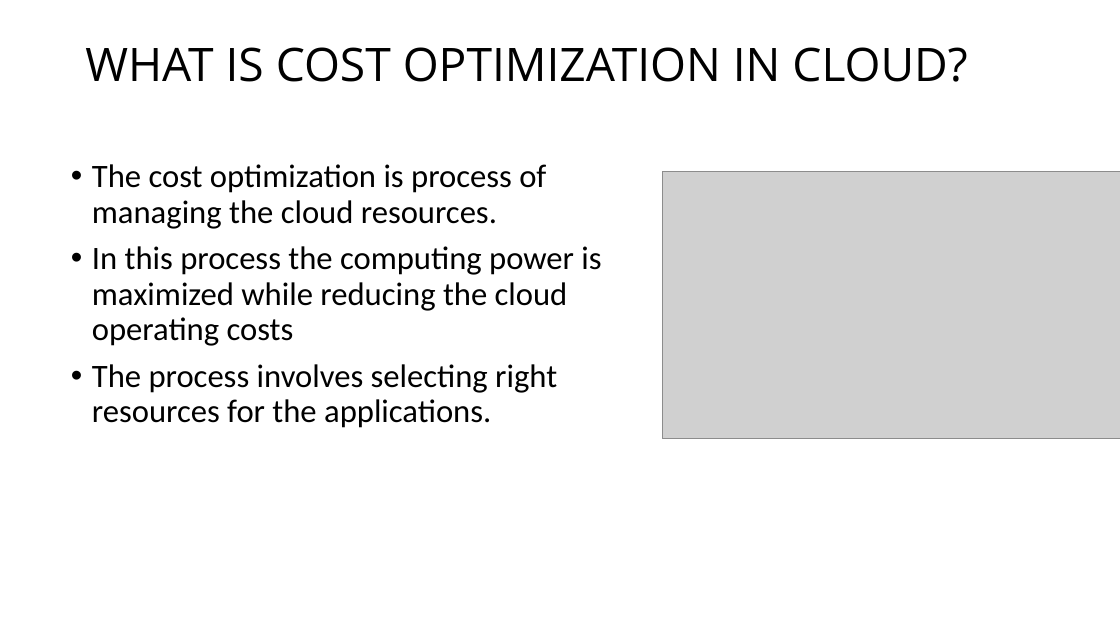
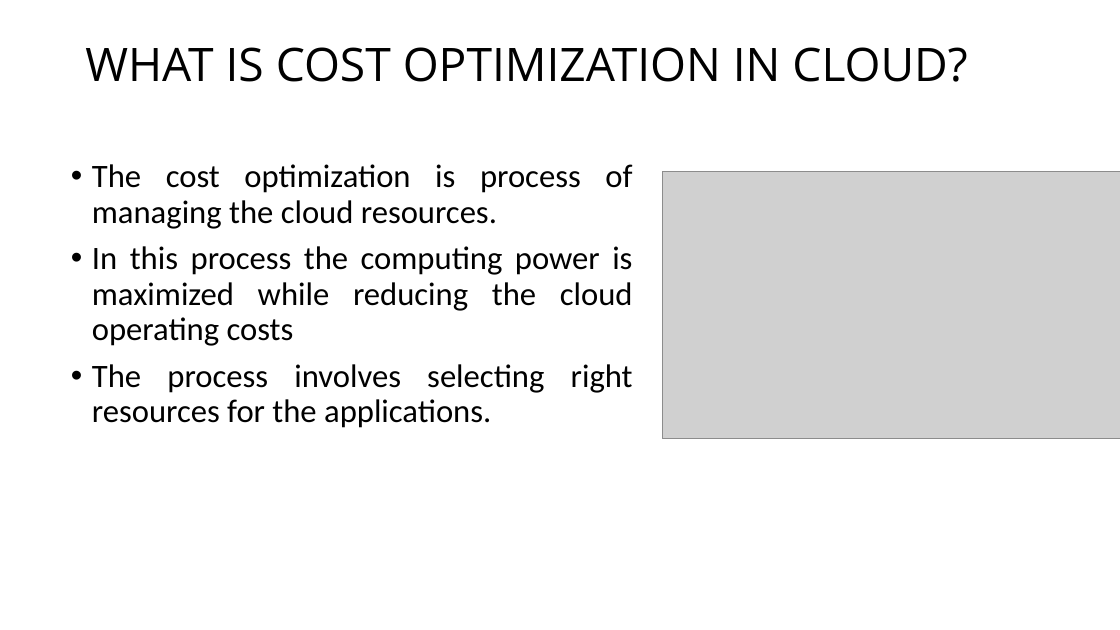
Before and after one commit to NadakuditiTarunBalaji/internshala_task, a slide deck: slide 6 of CLOUD_INTERVIEW_TASK.pptx. Drawn at 1120x630 pixels with LibreOffice and Linux fonts; fonts in the diff are those of the drawing; grey boxes stand for pictures. Boxes give left, top, right and bottom in pixels: in the first picture for what was removed or moved away, otherwise in the second. Text is boxed around its words. In the diff, an @@ line names an element or a change of style, - is before the commit and + after.

```diff
--- a/CLOUD_INTERVIEW_TASK.pptx
+++ b/CLOUD_INTERVIEW_TASK.pptx
@@ text "The cost optimization is process ..." at (92,164,633,428): alignment left to justified @@
```
Also in this commit, not shown: 3 other slides changed, 9 slides added, 1 other file.
